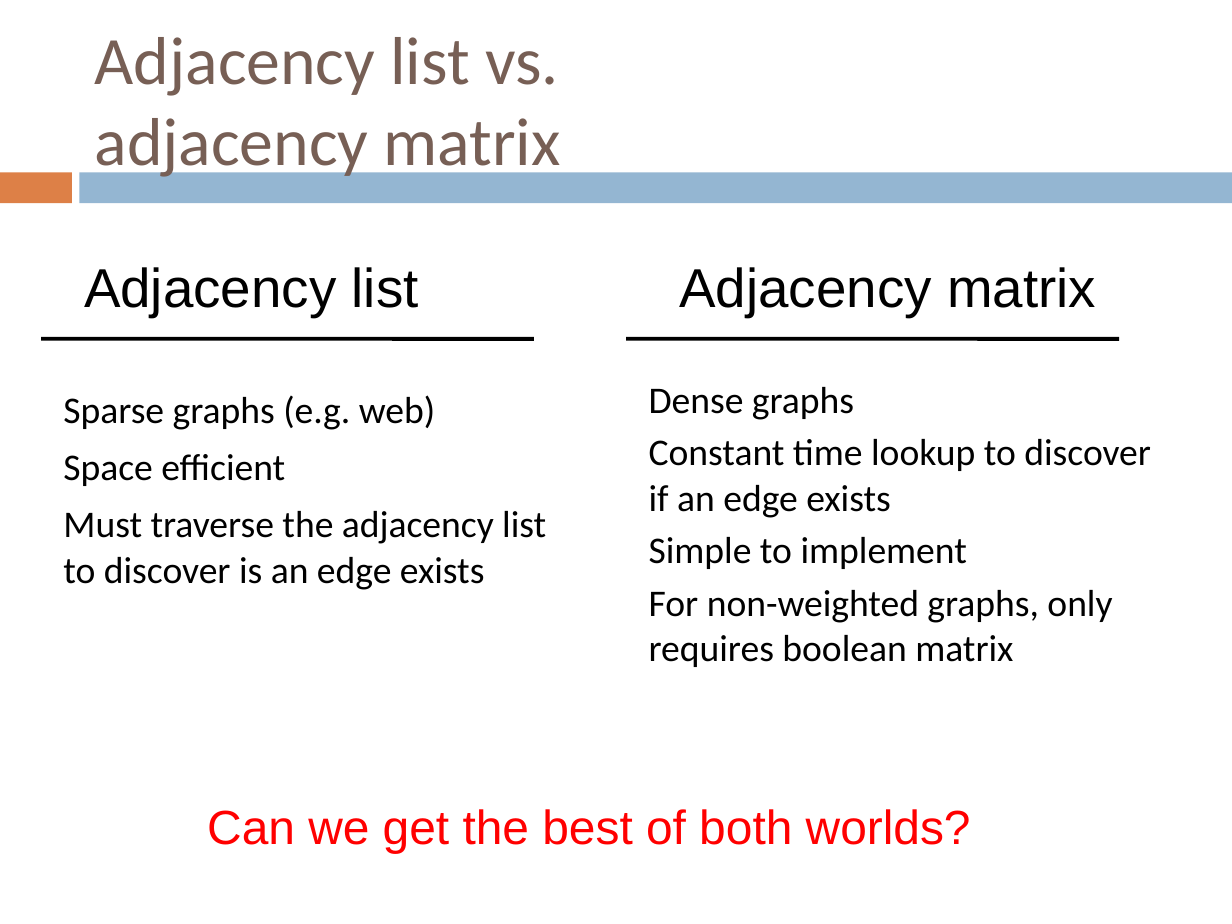
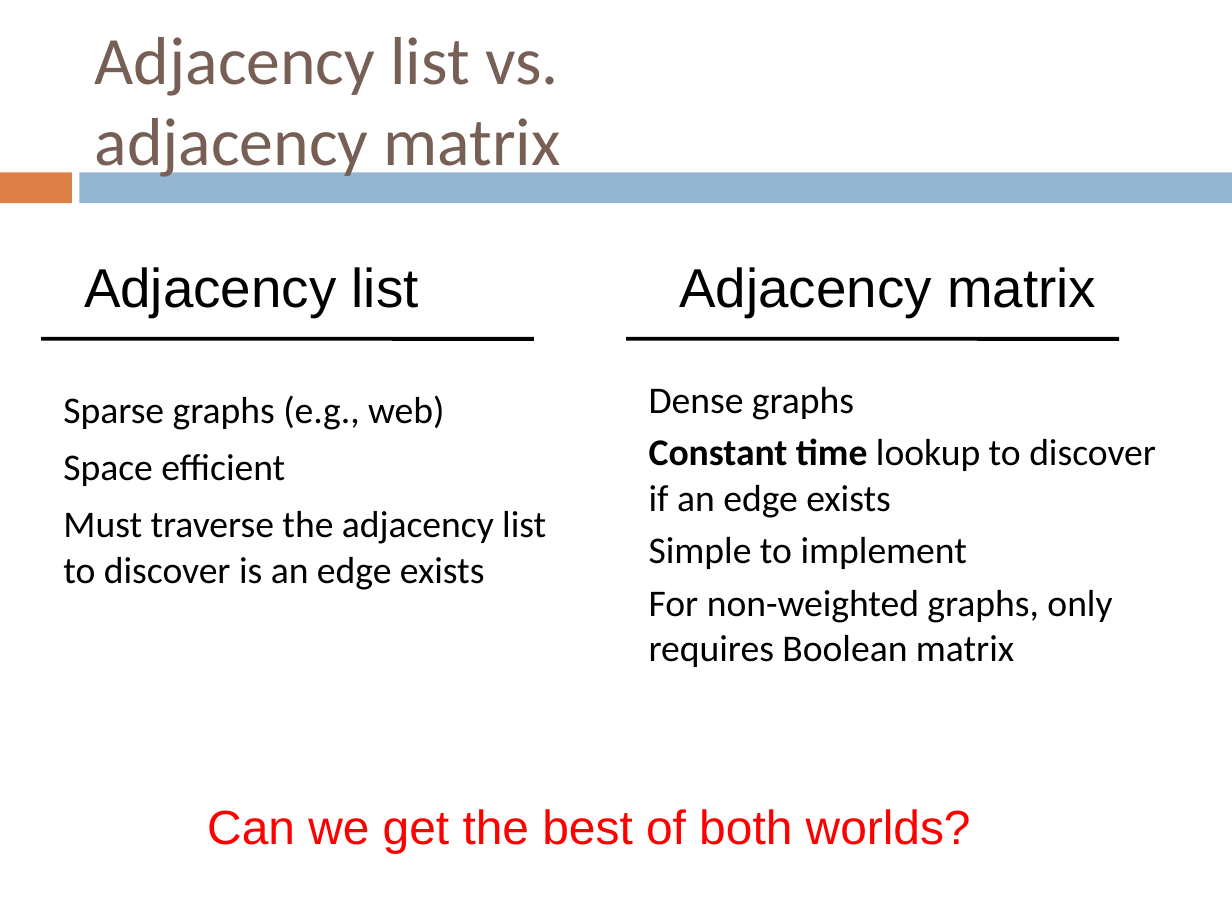
Before and after one commit to Collins-kariuk/Algorithms, a slide deck: slide 50 of Lectures/Lecture 17_Graphs.pptx (slide 51 before the commit). Drawn at 1232x924 pixels with LibreOffice and Linux fonts; fonts in the diff are those of the drawing. Boxes give left, top, right and bottom in pixels: in the first picture for what was removed or moved away, otherwise in the second. Text is boxed around its words. In the diff, an @@ line names an element or a change of style, - is before the commit and + after.

```diff
--- a/Lectures/Lecture 17_Graphs.pptx
+++ b/Lectures/Lecture 17_Graphs.pptx
@@ text at (63, 395, 444, 430): text changed @@
-Sparse graphs (e.g. web)
+Sparse graphs (e.g., web)
@@ text at (649, 438, 1156, 518): bold on in "Constant time" @@
@@ text at (649, 590, 1112, 667): text changed @@
-For non-weighted graphs, only requires boolean matrix
+For non-weighted graphs, only requires Boolean matrix
```
Also in this commit, not shown: 9 other slides changed, 1 slide removed.
